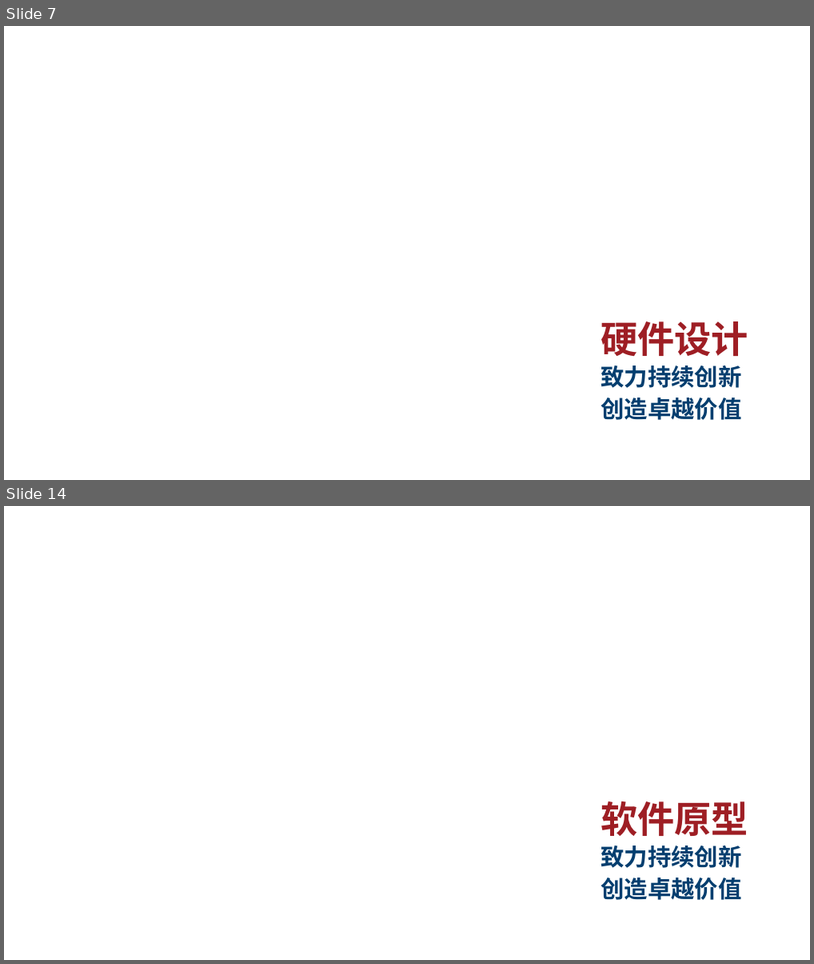
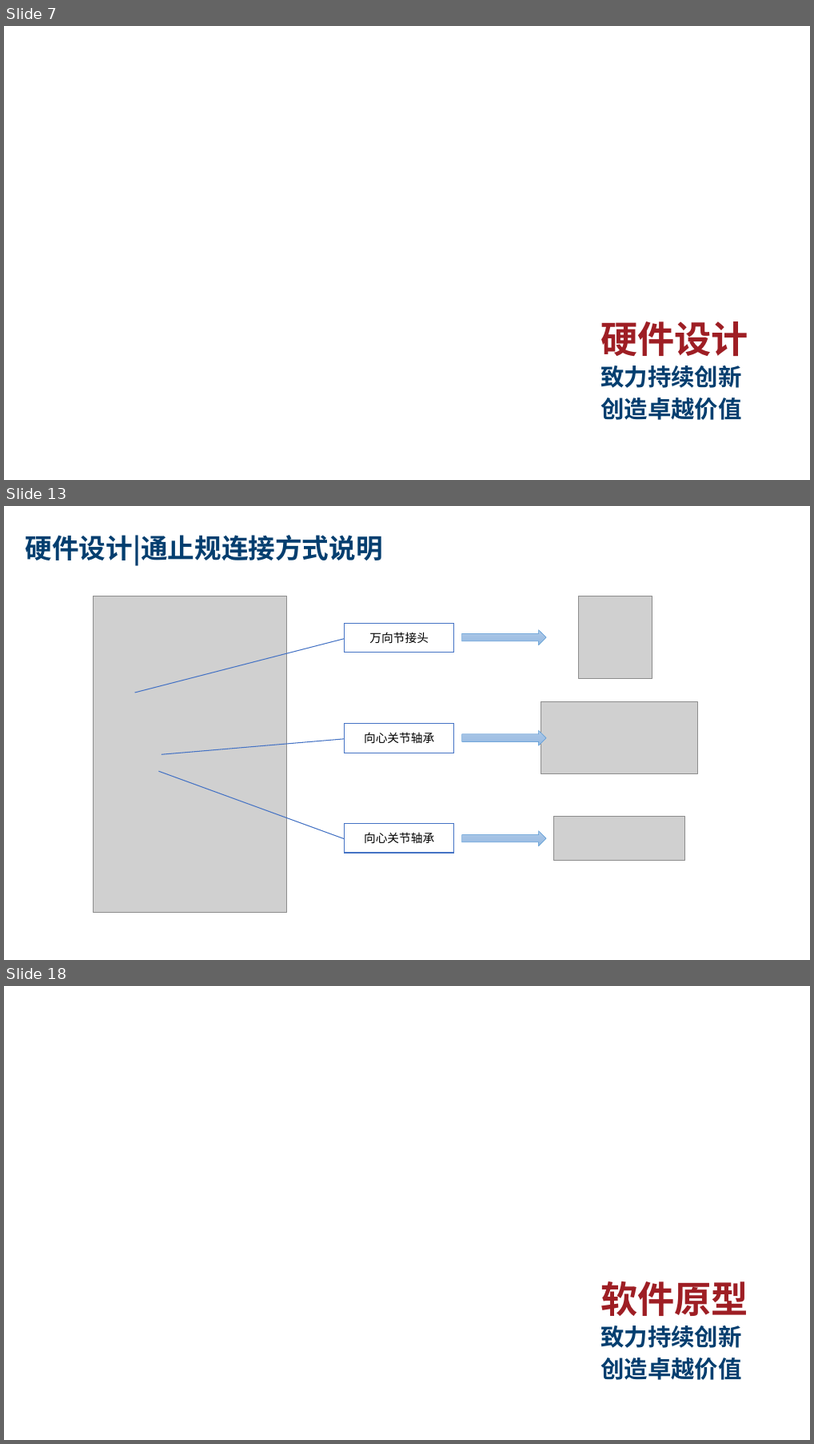
Before and after one commit to wanglvhh/Solution_2021, a slide deck: 2022/01/BOYD 大幅面散热板外观测量检测项目/BOYD-散热板外观检测解决方案 新版V1.0.0.1.pptx. Shown one above the other, each under a label of ours: slides 7 and 14 before the commit, slides 7, 13 and 18 after it; the slides between them are not shown. The pictures are 814x964 and 814x1444 pixels, drawn with LibreOffice and Linux fonts; fonts in the diff are those of the drawing; grey boxes stand for pictures; background and template pictures are left out. Boxes give left, top, right and bottom in pixels: in the first picture for what was removed or moved away, otherwise in the second. Text is boxed around its words. In the diff, an @@ line names an element or a change of style, - is before the commit and + after.

```diff
--- a/2022/01/BOYD 大幅面散热板外观测量检测项目/BOYD-散热板外观检测解决方案 新版V1.0.0.1.pptx
+++ b/2022/01/BOYD 大幅面散热板外观测量检测项目/BOYD-散热板外观检测解决方案 新版V1.0.0.1.pptx
@@ slide 13 added at bbox=[4, 506, 810, 960], background #FFFFFF @@
@@ title added at bbox=[26, 535, 383, 566], 32 pt, text #043E6F, bold @@
+硬件设计|通止规连接方式说明
@@ picture added at bbox=[94, 596, 287, 912] @@
@@ picture added at bbox=[579, 596, 653, 679] @@
@@ border callout added at bbox=[345, 624, 454, 652], fill #FFFFFF, outline #4472C4 1 pt, 14 pt, text #000000 @@
+万向节接头
@@ right arrow added at bbox=[462, 630, 546, 645], fill gradient #B1CBE9 to #A3C1E5 to #93B9E4, outline #5B9BD5 0.5 pt @@
@@ picture added at bbox=[541, 702, 698, 774] @@
@@ border callout added at bbox=[345, 723, 454, 752], fill #FFFFFF, outline #4472C4 1 pt, 14 pt, text #000000 @@
+向心关节轴承
@@ right arrow added at bbox=[462, 731, 546, 745], fill gradient #B1CBE9 to #A3C1E5 to #93B9E4, outline #5B9BD5 0.5 pt @@
@@ picture added at bbox=[554, 816, 685, 860] @@
@@ border callout added at bbox=[345, 823, 454, 852], fill #FFFFFF, outline #4472C4 1 pt, 14 pt, text #000000 @@
+向心关节轴承
@@ right arrow added at bbox=[462, 831, 546, 846], fill gradient #B1CBE9 to #A3C1E5 to #93B9E4, outline #5B9BD5 0.5 pt @@
@@ what was slide 14 is now slide 18 @@
```
Also in this commit, not shown: 6 slides changed, 3 other slides added, 1 other file.
